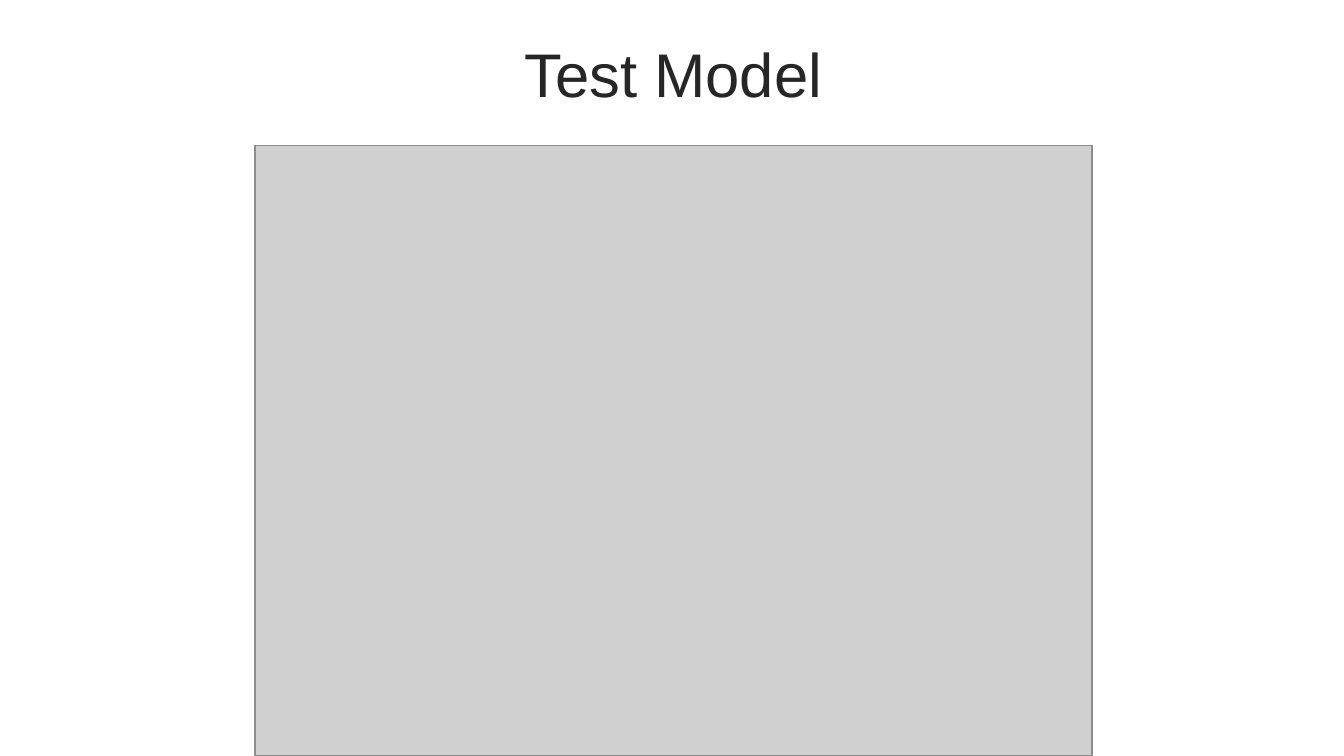
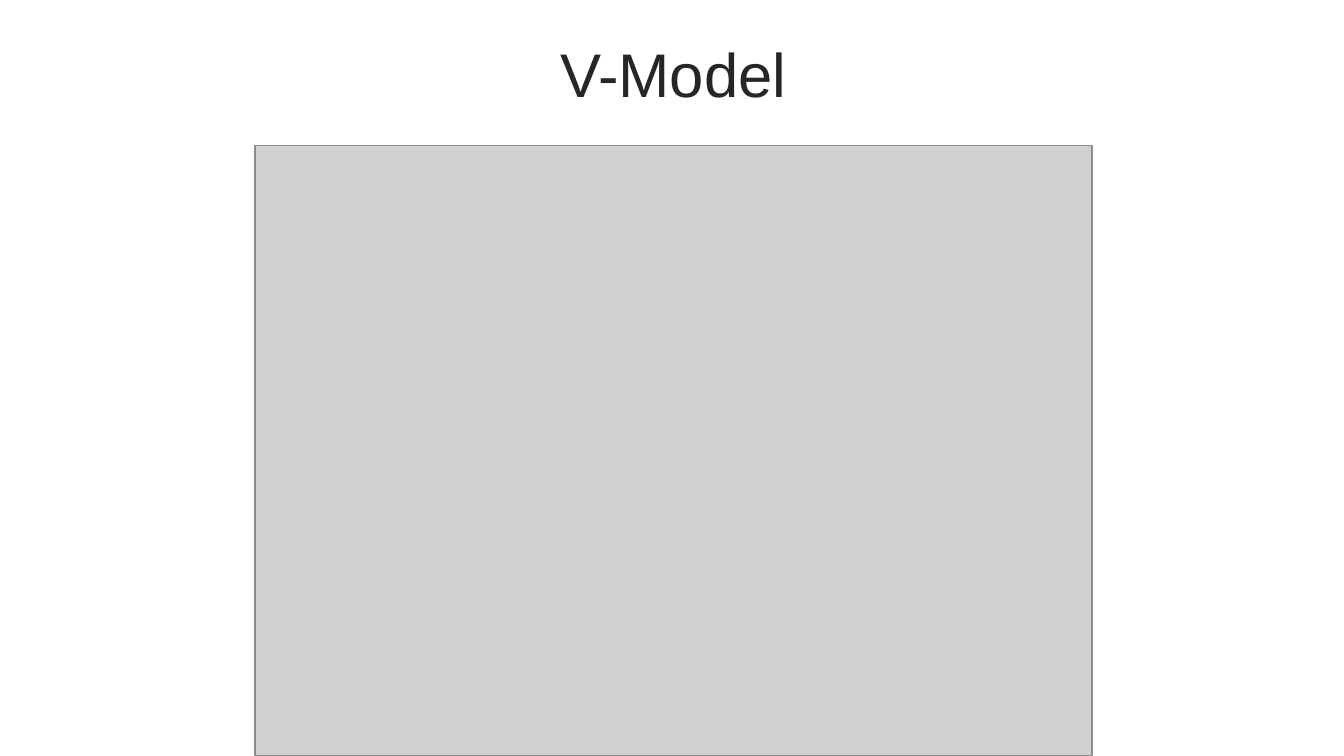
Before and after one commit to thaihavan/capstone_project, a slide deck: slide 31 of sources/docs/TripSharing.pptx (slide 32 before the commit). Drawn at 1344x756 pixels with LibreOffice and Linux fonts; fonts in the diff are those of the drawing; grey boxes stand for pictures. Boxes give left, top, right and bottom in pixels: in the first picture for what was removed or moved away, otherwise in the second. Text is boxed around its words. In the diff, an @@ line names an element or a change of style, - is before the commit and + after.

```diff
--- a/sources/docs/TripSharing.pptx
+++ b/sources/docs/TripSharing.pptx
@@ text at (560, 52, 786, 98): text changed @@
-Test Model
+V-Model
```
Also in this commit, not shown: 2 other slides changed, 1 slide removed.
